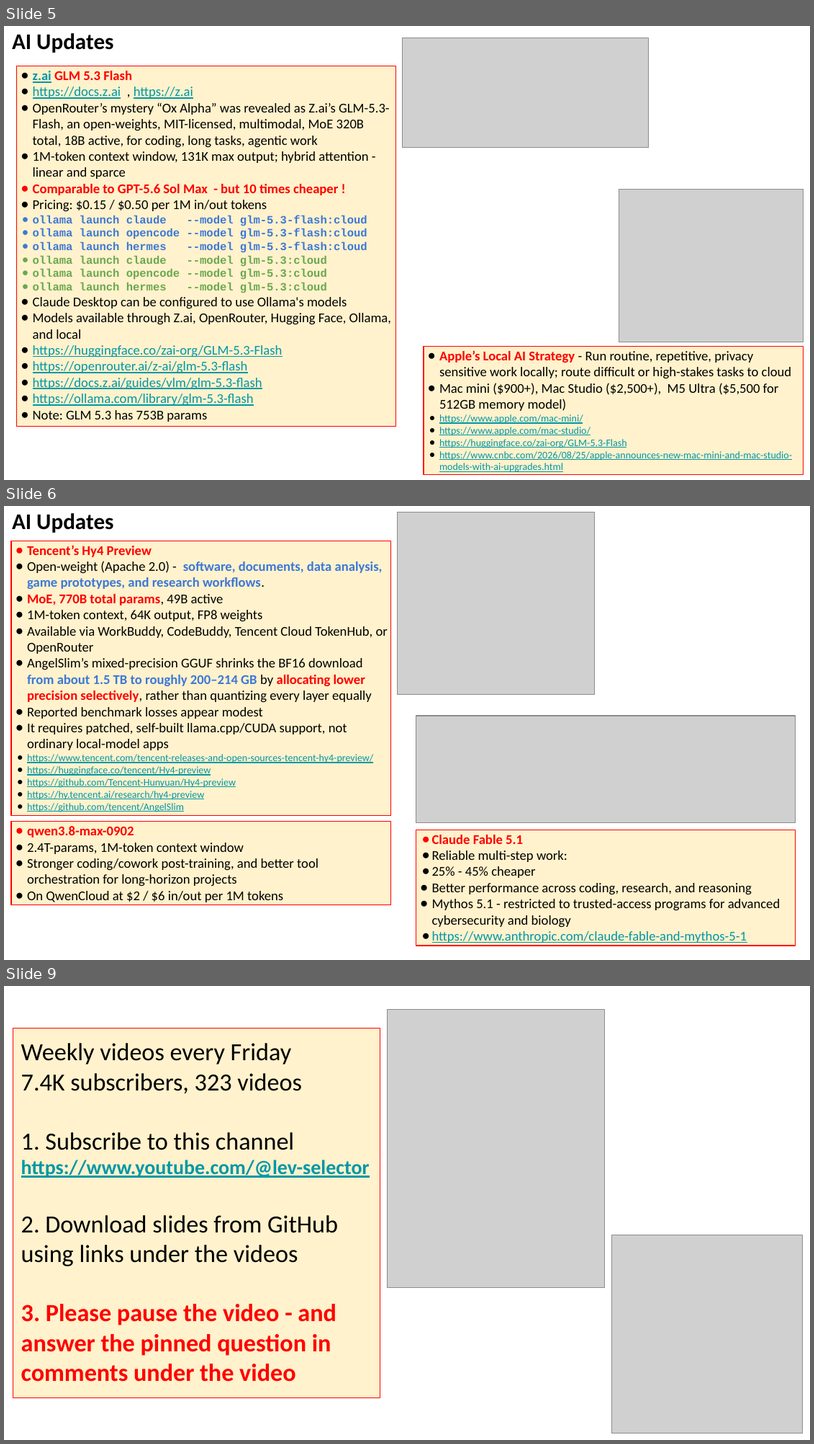
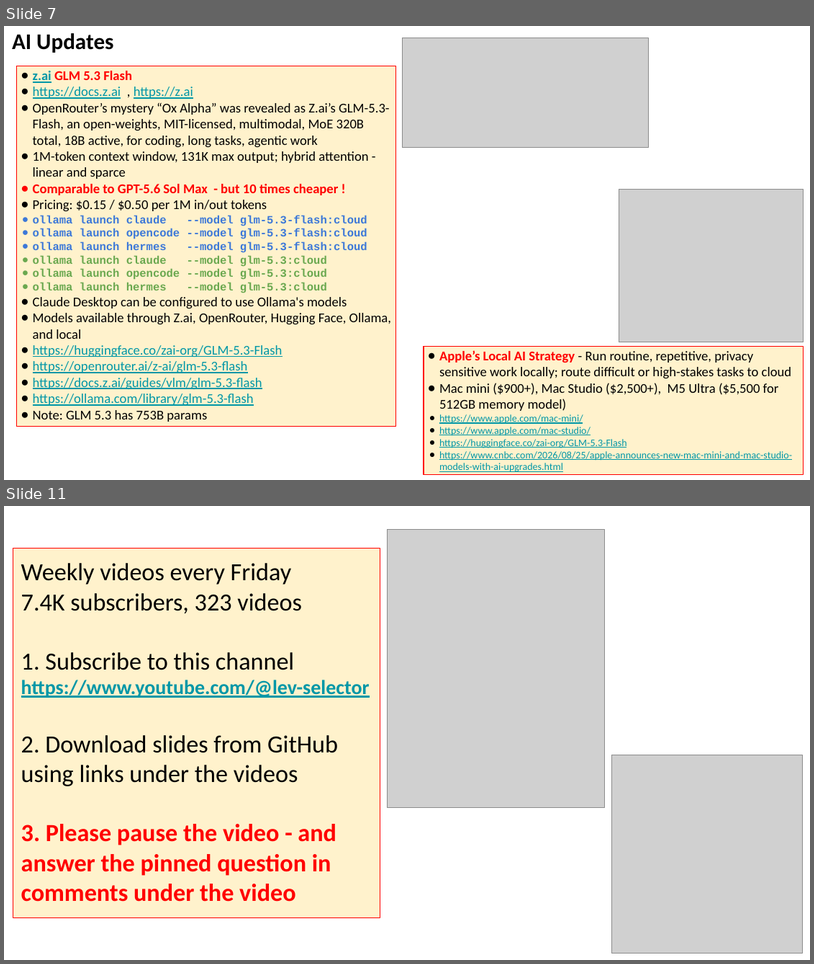
Before and after one commit to lselector/seminar, a slide deck: 2026/2026-09-04-AI-Updates.pptx. Shown one above the other, each under a label of ours: slides 5, 6 and 9 before the commit, slides 7 and 11 after it; the slides between them are not shown. The pictures are 814x1444 and 814x964 pixels, drawn with LibreOffice and Linux fonts; fonts in the diff are those of the drawing; grey boxes stand for pictures. Boxes give left, top, right and bottom in pixels: in the first picture for what was removed or moved away, otherwise in the second. Text is boxed around its words. In the diff, an @@ line names an element or a change of style, - is before the commit and + after.

```diff
--- a/2026/2026-09-04-AI-Updates.pptx
+++ b/2026/2026-09-04-AI-Updates.pptx
@@ slide 6 removed at (4, 506, 810, 960), background #FFFFFF @@
@@ text removed at (12, 513, 113, 533) @@
-AI Updates
@@ picture removed at (398, 512, 595, 694) @@
@@ rectangle removed at (11, 541, 391, 815) @@
-● Tencent’s Hy4 Preview
-● Open-weight (Apache 2.0) - software, documents, data analysis, game prototypes, and research workflows.
-● MoE, 770B total params, 49B active
-● 1M-token context, 64K output, FP8 weights
-● Available via WorkBuddy, CodeBuddy, Tencent Cloud TokenHub, or OpenRouter
-● AngelSlim’s mixed-precision GGUF shrinks the BF16 download from about 1.5 TB to roughly 200–214 GB by allocating lower precision selectively, rather than quantizing every layer equally
-● Reported benchmark losses appear modest
-● It requires patched, self-built llama.cpp/CUDA support, not ordinary local-model apps
-● https://www.tencent.com/tencent-releases-and-open-sources-tencent-hy4-preview/
-● https://huggingface.co/tencent/Hy4-preview
-● https://github.com/Tencent-Hunyuan/Hy4-preview
-● https://hy.tencent.ai/research/hy4-preview
-● https://github.com/tencent/AngelSlim
@@ picture removed at (416, 716, 796, 822) @@
@@ rectangle removed at (11, 821, 391, 904) @@
-● qwen3.8-max-0902
-● 2.4T-params, 1M-token context window
-● Stronger coding/cowork post-training, and better tool orchestration for long-horizon projects
-● On QwenCloud at $2 / $6 in/out per 1M tokens
@@ rectangle removed at (416, 829, 796, 944) @@
-● Claude Fable 5.1
-● Reliable multi-step work:
-● 25% - 45% cheaper
-● Better performance across coding, research, and reasoning
-● Mythos 5.1 - restricted to trusted-access programs for advanced cybersecurity and biology
-● https://www.anthropic.com/claude-fable-and-mythos-5-1
@@ what was slide 5 is now slide 7 @@
@@ what was slide 9 is now slide 11 @@
```
Also in this commit, not shown: 10 slides changed, 6 slides added.
